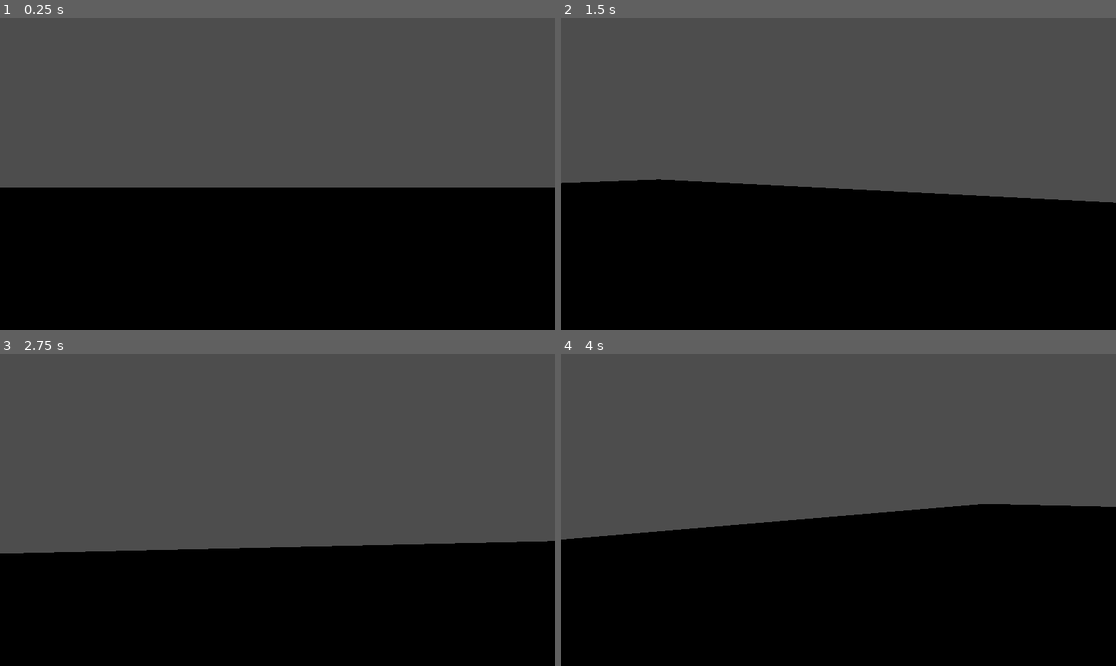
Above: before the commit, frames 1-4 (two rows, left to right).
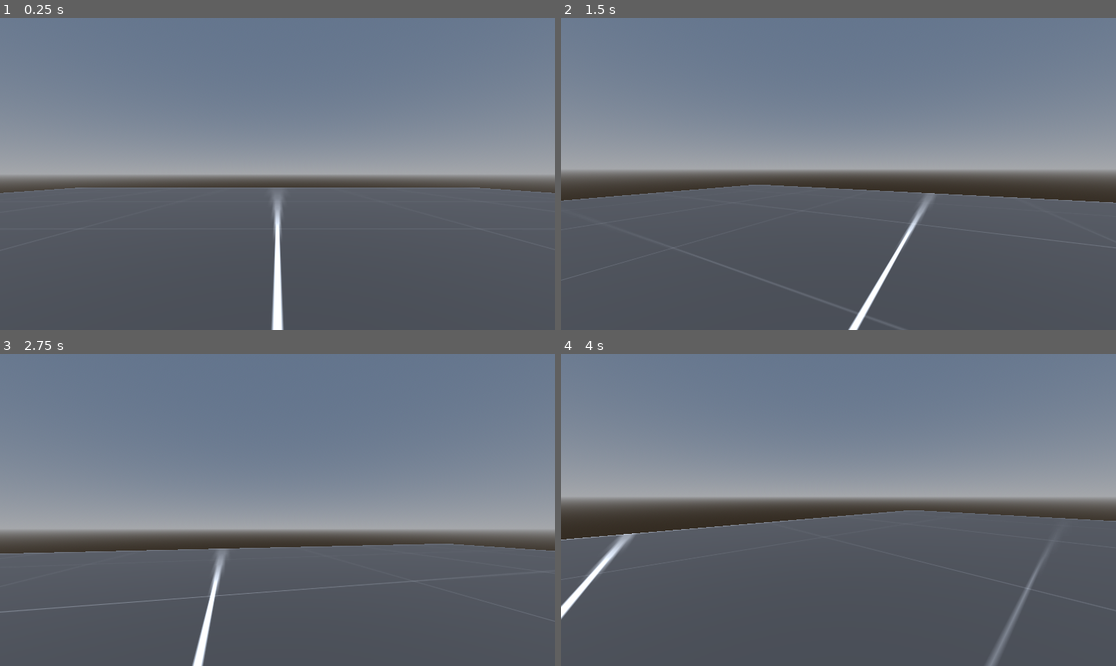
Above: after the commit, the same moments.

Repository: Gordon-DEVJ/SimpleFPS-PlayerController-Godot_FPS
Game: Godot game, scene res://Testing.tscn
Same seed, same stepped clock (60 frames per second), same inputs: the game is played once before the commit and once after it.
Inputs (mouse positions are in pixels of both pictures, inside the frame that each line leads up to):
- Up to frame 1 (0.25 s): no input
- Up to frame 2 (1.5 s): tap Enter at 0.5 s; move the mouse to (866, 174) at 0.52 s; hold Shift (walk) 0.53-1.28 s; hold W (forward) from 0.53 s (still down); tap Space (jump) at 0.77 s; move the mouse to (810, 174) at 1.27 s; tap Shift (walk) at 1.35 s
- Up to frame 3 (2.75 s): keep holding W (forward); tap Space (jump) at 1.52 s; move the mouse to (288, 503) at 2.02 s; hold Shift (walk) from 2.03 s (still down)
- Up to frame 4 (4 s): keep holding W (forward); move the mouse to (832, 516) at 2.77 s; release Shift (walk) at 2.78 s; tap Shift (walk) at 2.85 s; tap Space (jump) at 3.02, 3.77 s; move the mouse to (877, 513) at 3.52 s; hold Shift (walk) from 3.53 s (still down)

The runs differ from the first frame. In frame 1, 98% of the frame differs, in the area x 0-100%, y 0-100%; in frame 2, 98%; in frame 3, 97%; in frame 4, 98%.

Commit message:
improvements in the environment
Improvements

Diff:
--- a/Half_Life-PlayerController/Testing.tscn
+++ b/Half_Life-PlayerController/Testing.tscn
@@ -1,6 +1,20 @@
-[gd_scene load_steps=4 format=3 uid="uid://d4c71df4mbv38"]
+[gd_scene load_steps=9 format=3 uid="uid://d4c71df4mbv38"]
 
 [ext_resource type="PackedScene" uid="uid://7rwa47xsk8m2" path="res://PlayerController.tscn" id="1_xsbja"]
+[ext_resource type="Texture2D" uid="uid://c1gn75bth5tv2" path="res://texture_01.png" id="2_kbnka"]
+
+[sub_resource type="ProceduralSkyMaterial" id="ProceduralSkyMaterial_eoqbg"]
+
+[sub_resource type="Sky" id="Sky_un6do"]
+sky_material = SubResource("ProceduralSkyMaterial_eoqbg")
+
+[sub_resource type="Environment" id="Environment_t252q"]
+background_mode = 2
+sky = SubResource("Sky_un6do")
+
+[sub_resource type="StandardMaterial3D" id="StandardMaterial3D_j58s4"]
+albedo_texture = ExtResource("2_kbnka")
+uv1_triplanar = true
 
 [sub_resource type="BoxMesh" id="BoxMesh_g1yhe"]
 
@@ -9,13 +23,22 @@
 
 [node name="Node3D" type="Node3D"]
 
+[node name="WorldEnvironment" type="WorldEnvironment" parent="."]
+environment = SubResource("Environment_t252q")
+
 [node name="CharacterBody3D" parent="." instance=ExtResource("1_xsbja")]
 
 [node name="MeshInstance3D" type="MeshInstance3D" parent="."]
-transform = Transform3D(120.938, 0, 0, 0, 2.68748, 0, 0, 0, 53.7496, 0, -1.32412, 0)
+transform = Transform3D(52.542, 0, 0, 0, 2.68748, 0, 0, 0, 53.7496, 0, -1.32412, 0)
+material_override = SubResource("StandardMaterial3D_j58s4")
 mesh = SubResource("BoxMesh_g1yhe")
+metadata/_edit_group_ = true
 
 [node name="StaticBody3D" type="StaticBody3D" parent="MeshInstance3D"]
 
 [node name="CollisionShape3D" type="CollisionShape3D" parent="MeshInstance3D/StaticBody3D"]
 shape = SubResource("ConcavePolygonShape3D_j54wf")
+
+[node name="DirectionalLight3D" type="DirectionalLight3D" parent="."]
+transform = Transform3D(1, 0, 0, 0, 0.557209, 0.830372, 0, -0.830372, 0.557209, 0, 0, 0)
+shadow_enabled = true
--- a/Half_Life-PlayerController/project.godot
+++ b/Half_Life-PlayerController/project.godot
@@ -10,7 +10,7 @@
 
 [application]
 
-config/name="Half_Life-PlayerController"
+config/name="Half_Life-PlayerController 1.0.1"
 run/main_scene="res://Testing.tscn"
 config/features=PackedStringArray("4.1", "Forward Plus")
 config/icon="res://icon.svg"
Binary file added: Half_Life-PlayerController/texture_01.png
Not shown, added: Half_Life-PlayerController/texture_01.png.import
